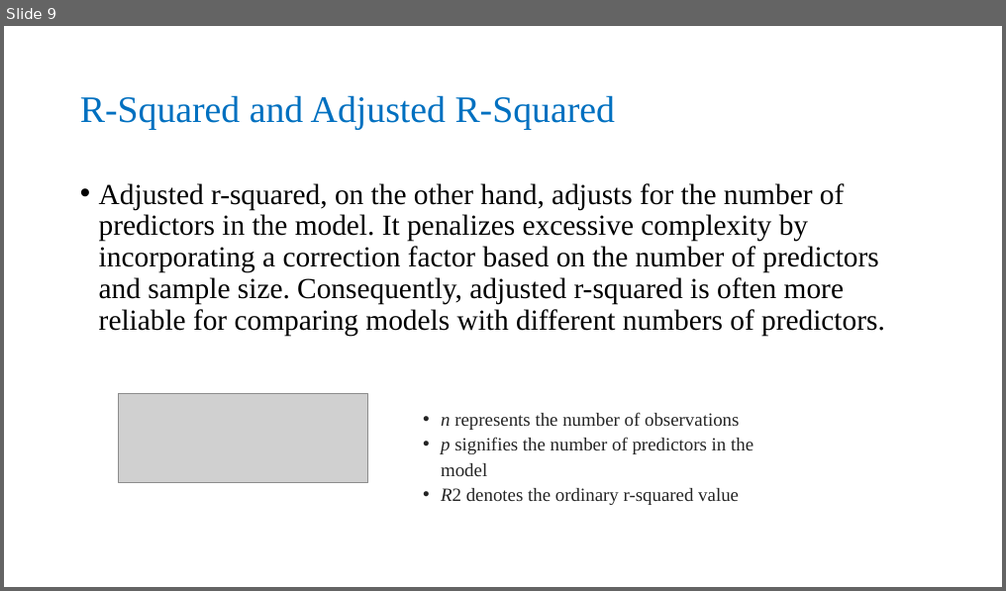
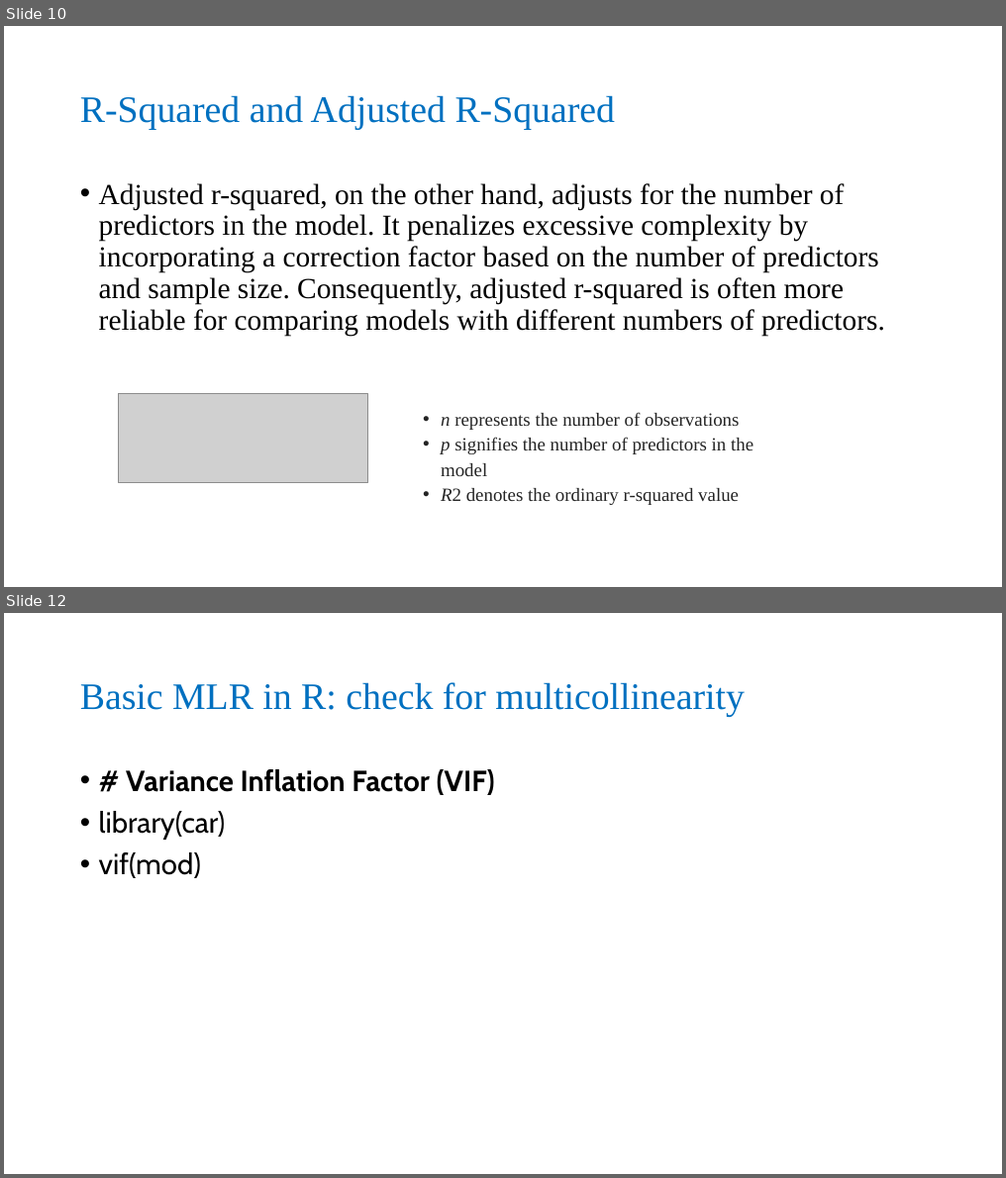
Before and after one commit to PEGutierrezF/Stats_Grad, a slide deck: Module 13 Multiple Linear Regression/Multiple Linear Regression Lecturer 2024 .pptx. Shown one above the other, each under a label of ours: slide 9 before the commit, slides 10 and 12 after it; the slides between them are not shown. The pictures are 1006x591 and 1006x1178 pixels, drawn with LibreOffice and Linux fonts; fonts in the diff are those of the drawing; grey boxes stand for pictures. Boxes give left, top, right and bottom in pixels: in the first picture for what was removed or moved away, otherwise in the second. Text is boxed around its words. In the diff, an @@ line names an element or a change of style, - is before the commit and + after.

```diff
--- a/Module 13 Multiple Linear Regression/Multiple Linear Regression Lecturer 2024 .pptx
+++ b/Module 13 Multiple Linear Regression/Multiple Linear Regression Lecturer 2024 .pptx
@@ slide 12 added at [4,613,1002,1174], background #FFFFFF @@
@@ title added at [80,682,745,717], 36 pt, text #0070C0 @@
+Basic MLR in R: check for multicollinearity
@@ text added at [99,769,495,878], 28 pt, text #000000, bold @@
+• # Variance Inflation Factor (VIF)
+• library(car)
+• vif(mod)
@@ what was slide 9 is now slide 10 @@
```
Also in this commit, not shown: 1 slide changed, 3 other slides added, 3 other files.
